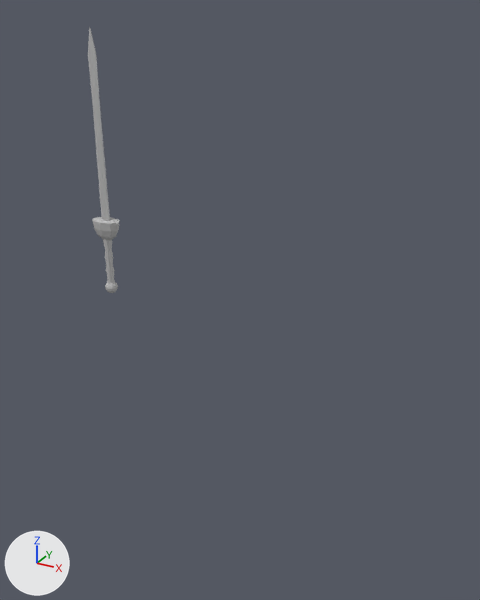
What one commit did to the FBX model Project/Assets/Models/Sword_advancedAnim.fbx.
Camera for both pictures: a camera (50 mm lens) standing at (0.212, -0.251, 0.126) and looking at (0.093, -0.034, 0.017). Every picture has the same lights, and +X, +Y and +Z are marked at lower left. Both versions are drawn at frame 41 of the action 'Take 001'; the numbers are the values there.

Before the edit, the objects in view are built like this:
```python
me_mesh = bpy.data.meshes.new('Mesh')
me_mesh.from_pydata(...)  # 265 vertices, 278 faces; spans x 0.89..2.37, y 0.04..11.84, z 1.77..2.69
me_mesh.materials.append(mat_lambert1)  # grey #bcbcbc
ob_polysurface6 = bpy.data.objects.new('polySurface6', me_mesh)
ob_polysurface6.location = (0.0, 0.0, 0.0)
ob_polysurface6.rotation_euler = (1.571, 0.0, 0.0)  # degrees (90, 0, 0)
ob_polysurface6.scale = (0.01, 0.01, 0.01)
```
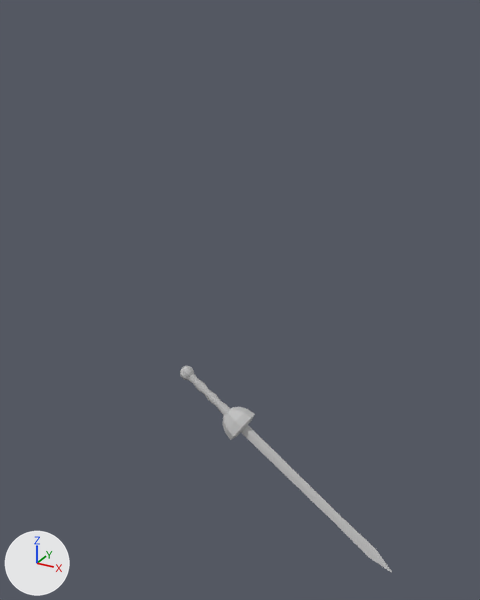
Edits to the scene script, one JSON object a line:
```json
{"op": "set", "path": "ob_polysurface6.location", "old": "(0.0, 0.0, 0.0)", "new": "(0.0699, -0.0167, -0.0166)"}
{"op": "set", "path": "ob_polysurface6.rotation_euler", "old": "(1.571, 0.0, 0.0)", "new": "(-0.796, 0.702, -2.184)", "note": "degrees (90, 0, 0) -> degrees (-46, 40, -125)"}
```

Changed parts and their boxes [x1, y1, x2, y2] in the pictures (480 x 600 px):
```json
{"object": "polySurface6", "change": "moved, turned", "before": [88, 27, 119, 293], "after": [180, 366, 392, 573]}
```
